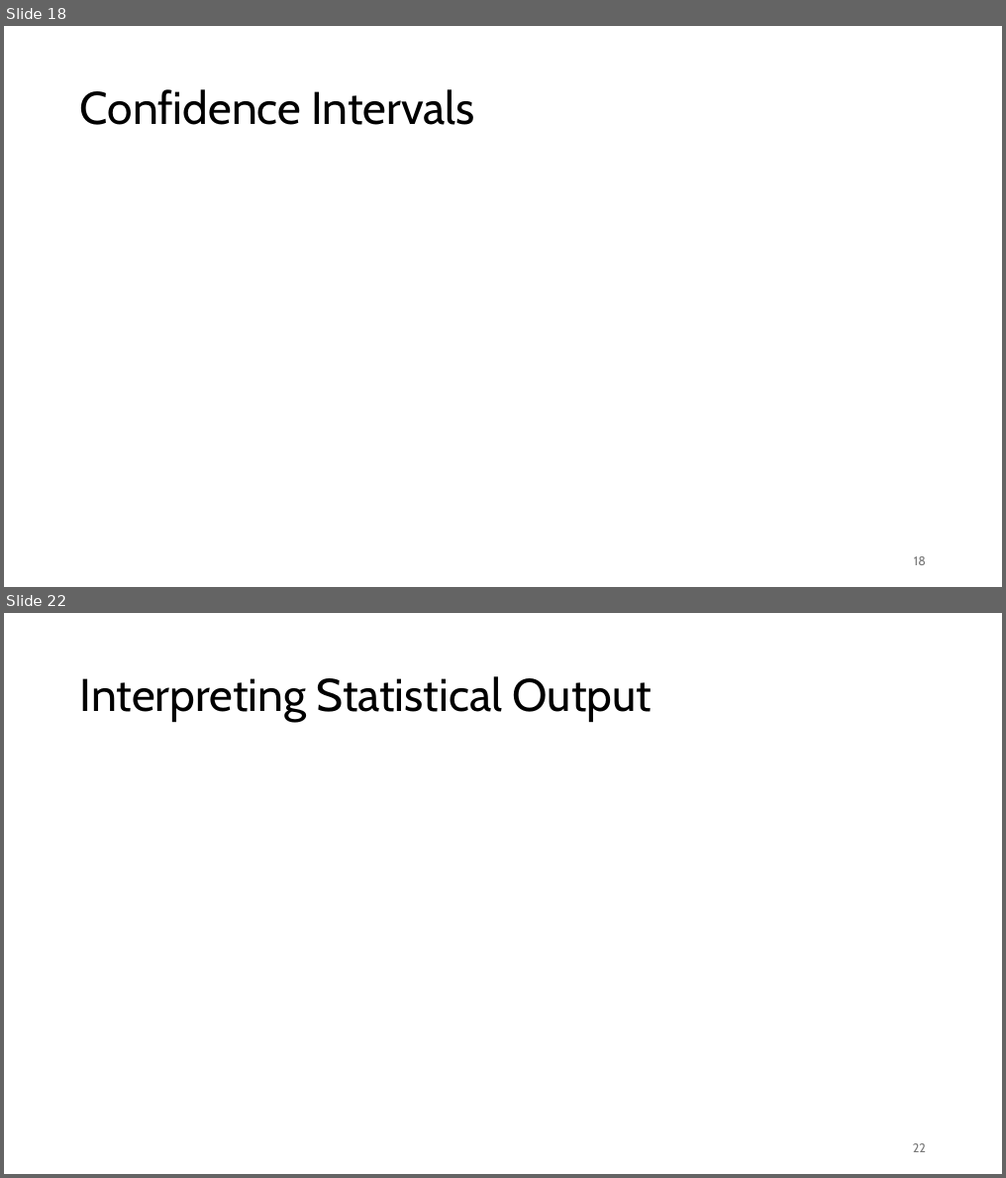
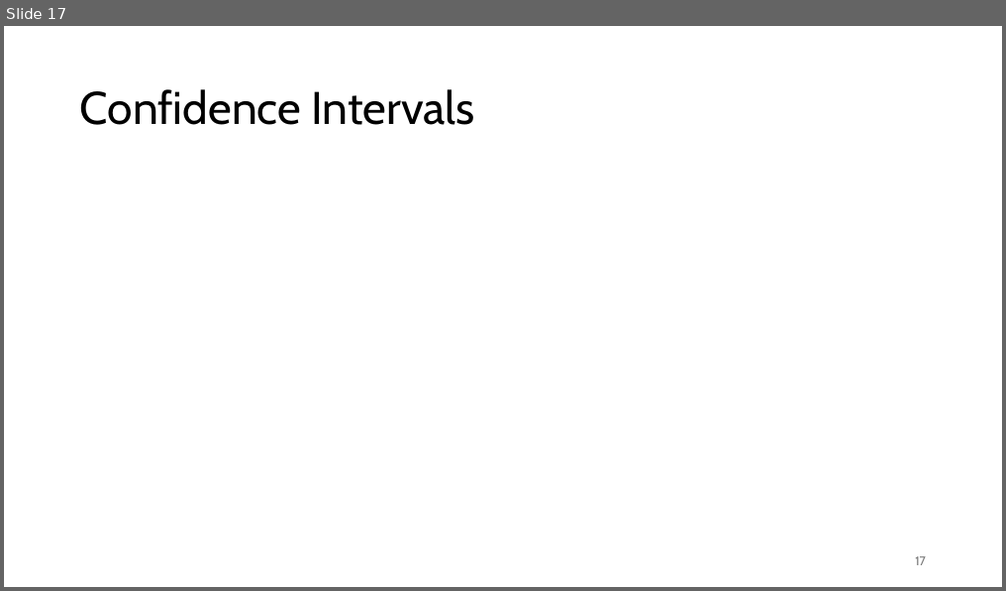
Before and after one commit to FelixWick/data_science, a slide deck: slides/4_statistical_inference.pptx. Shown one above the other, each under a label of ours: slides 18 and 22 before the commit, slide 17 after it; the slides between them are not shown. The pictures are 1006x1178 and 1006x591 pixels, drawn with LibreOffice and Linux fonts; fonts in the diff are those of the drawing. Boxes give left, top, right and bottom in pixels: in the first picture for what was removed or moved away, otherwise in the second. Text is boxed around its words. In the diff, an @@ line names an element or a change of style, - is before the commit and + after.

```diff
--- a/slides/4_statistical_inference.pptx
+++ b/slides/4_statistical_inference.pptx
@@ slide 22 removed at (4, 613, 1002, 1174), background #FFFFFF @@
@@ title removed at (80, 676, 652, 722) @@
-Interpreting Statistical Output
@@ page number removed at (913, 1144, 926, 1153) @@
-22
@@ what was slide 18 is now slide 17 @@
@@ page number at (915, 557, 926, 566): text changed @@
-18
+17
```
Also in this commit, not shown: 2 slides changed, 4 other slides removed, 13 other files.
